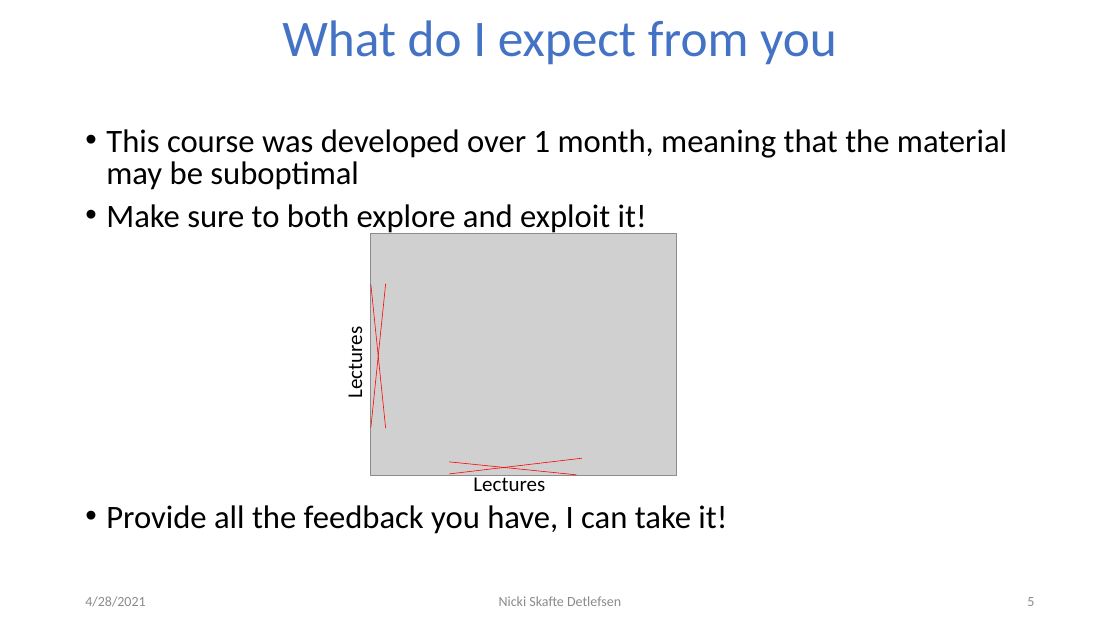
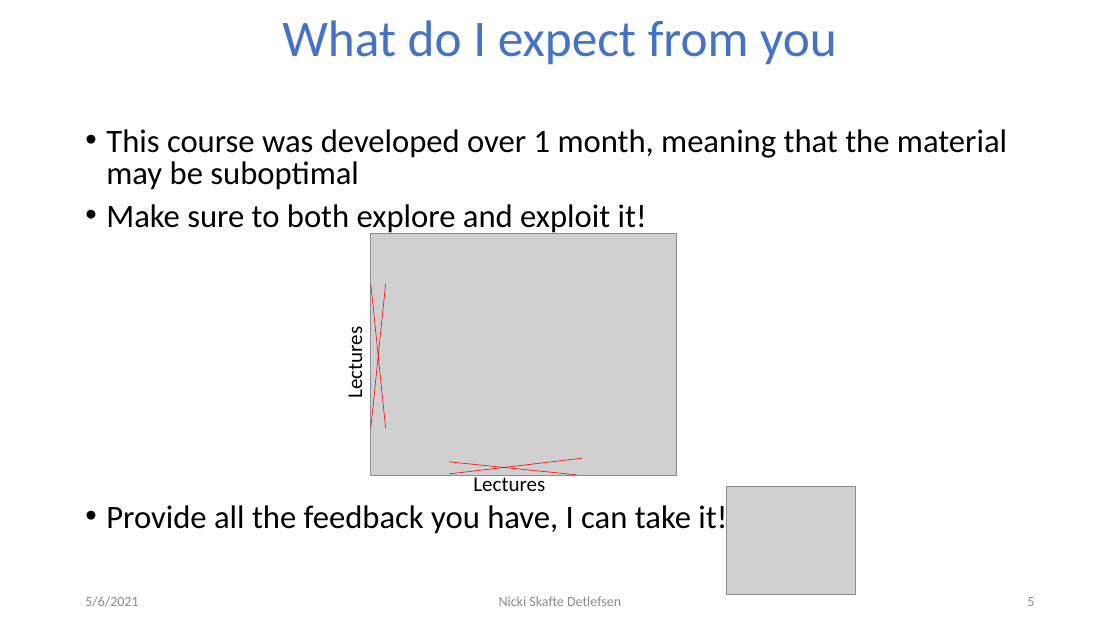
Before and after one commit to DeepEasterbunny/dtu_mlops, a slide deck: slide 5 of 1_introduction/How_autodiff_changed_the_world.pptx. Drawn at 1120x630 pixels with LibreOffice and Linux fonts; fonts in the diff are those of the drawing; grey boxes stand for pictures; background and template pictures are left out. Boxes give left, top, right and bottom in pixels: in the first picture for what was removed or moved away, otherwise in the second. Text is boxed around its words. In the diff, an @@ line names an element or a change of style, - is before the commit and + after.

```diff
--- a/1_introduction/How_autodiff_changed_the_world.pptx
+++ b/1_introduction/How_autodiff_changed_the_world.pptx
@@ picture added at (x1=727, y1=486, x2=855, y2=596) @@
@@ text at (x1=85, y1=596, x2=138, y2=607): text changed @@
-4/28/2021
+5/6/2021
```
Also in this commit, not shown: 11 other slides changed, 5 other files.
